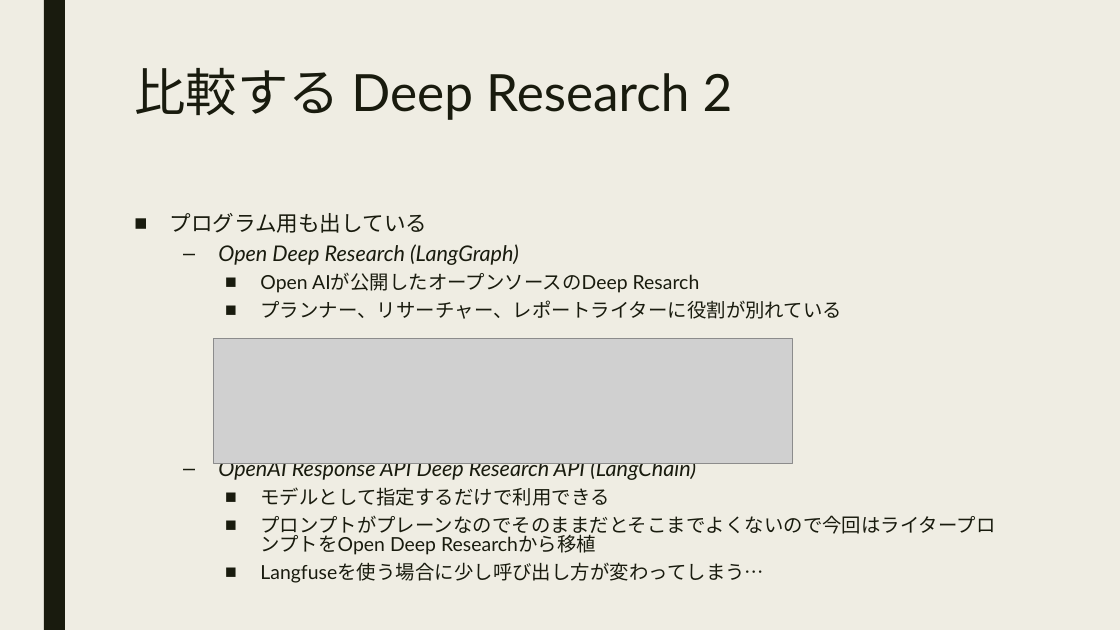
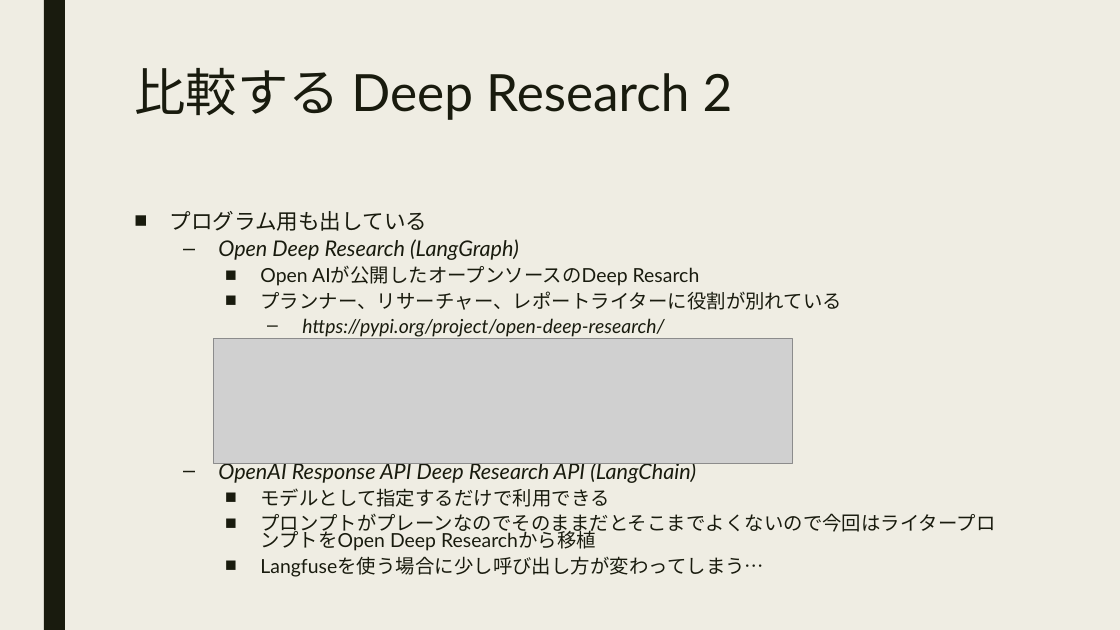
Before and after one commit to ktsuchida11/AIWorkshop202507, a slide deck: slide 6 of AIエージェント作成7.pptx. Drawn at 1120x630 pixels with LibreOffice and Linux fonts; fonts in the diff are those of the drawing; grey boxes stand for pictures. Boxes give left, top, right and bottom in pixels: in the first picture for what was removed or moved away, otherwise in the second. Text is boxed around its words. In the diff, an @@ line names an element or a change of style, - is before the commit and + after.

```diff
--- a/AIエージェント作成7.pptx
+++ b/AIエージェント作成7.pptx
@@ text at (170, 211, 995, 577): line spacing 0.84 to 0.74 @@
@@ text at (302, 318, 664, 337): paragraph added @@
+      – https://pypi.org/project/open-deep-research/
```
Also in this commit, not shown: 1 other slide changed.
